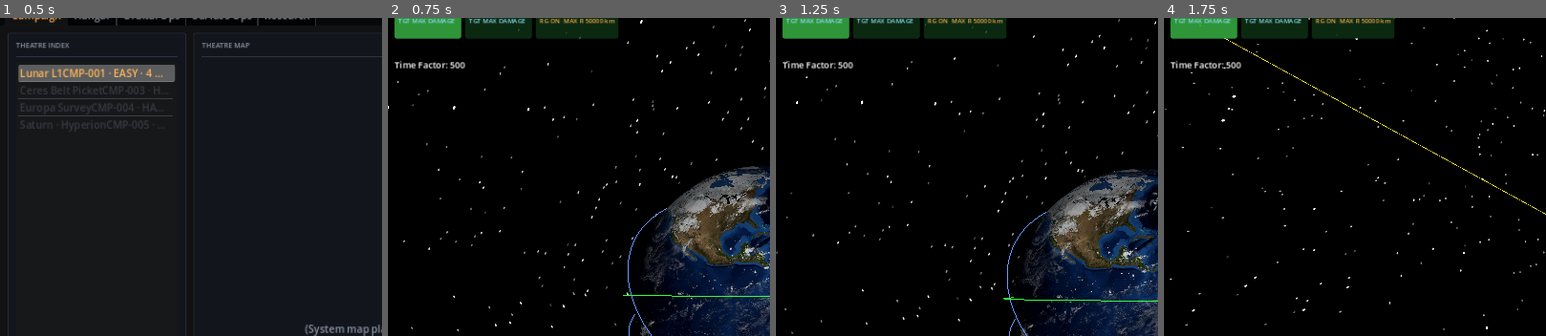
Above: before the commit, frames 1-4 (left to right).
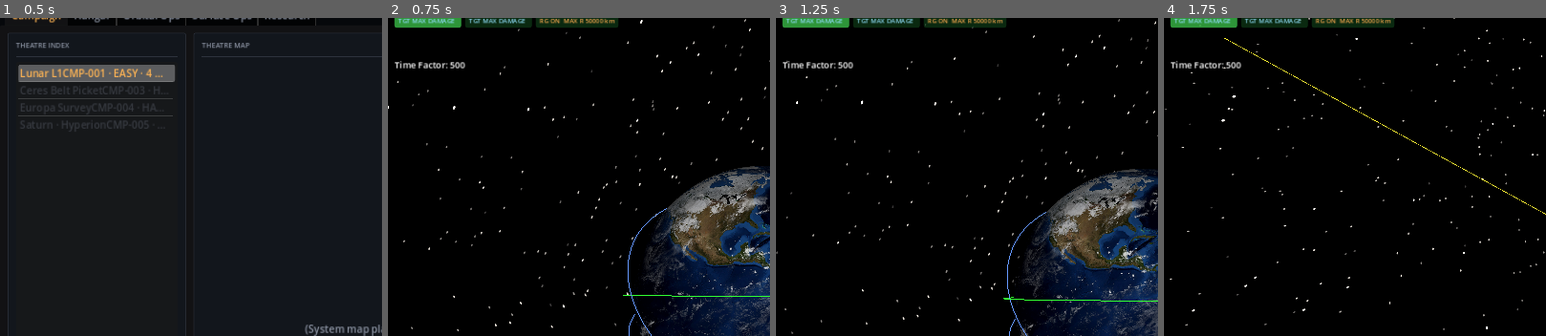
Above: after the commit, the same moments.

Repository: mellenburg/game
Game: Godot game, scene res://scenes/menu.tscn
Two runs of this game, one before a commit and one after it. Both use one fixed random seed, a clock stepped at 60 frames per second and the inputs below.
Inputs (mouse positions are % of the whole screen's width and height, from its top left):
- Up to frame 1 (0.5 s): no input
- Up to frame 2 (0.75 s): click "LAUNCH ▶" at 0.5 s
- Up to frame 3 (1.25 s): no input
- Up to frame 4 (1.75 s): tap Enter at 1.25 s; move the mouse to (55, 50) at 1.27 s; hold W (move_forward) from 1.28 s (still down); tap J (add_decaying_enemy) at 1.35 s; click (55, 50) at 1.42 s
The pictures show only the part of the screen within x 0-50%, y 7-57%; the shares and areas given below are measured in that part.

Frame 1 is identical in both runs. In frame 2, 2.0% of the frame differs, in the area x 1-61%, y 2-7%; in frame 3, 2.0%; in frame 4, 2.0%.

Commit message:
Render surface installations in their own HUD roster row
Wrap the top-left PlayerRoster in a PlayerRosters VBoxContainer and
add a SurfacePlayerRoster sibling beneath it. HUD partitions live
player units into orbital vs. surface and renders each subset into
its own HBoxContainer so the surface installations stack as a second
row below the orbital ships. The surface row hides itself entirely
when nothing is placed so an empty fleet doesn't reserve dead space.

Diff:
--- a/godot/scenes/main.tscn
+++ b/godot/scenes/main.tscn
@@ -85,13 +85,22 @@
 bbcode_enabled = true
 scroll_active = false
 
-[node name="PlayerRoster" type="HBoxContainer" parent="CanvasLayer/HUD"]
+[node name="PlayerRosters" type="VBoxContainer" parent="CanvasLayer/HUD"]
 layout_mode = 1
 anchors_preset = 0
 offset_left = 10.0
 offset_top = 10.0
 offset_right = 1190.0
-offset_bottom = 100.0
+offset_bottom = 240.0
+mouse_filter = 2
+theme_override_constants/separation = 8
+
+[node name="PlayerRoster" type="HBoxContainer" parent="CanvasLayer/HUD/PlayerRosters"]
+mouse_filter = 2
+theme_override_constants/separation = 6
+
+[node name="SurfacePlayerRoster" type="HBoxContainer" parent="CanvasLayer/HUD/PlayerRosters"]
+visible = false
 mouse_filter = 2
 theme_override_constants/separation = 6
 
--- a/godot/scripts/hud.gd
+++ b/godot/scripts/hud.gd
@@ -78,7 +78,12 @@
 const HIT_DURATION: float = 0.25
 
 @onready var info_label: RichTextLabel = $InfoLabel as RichTextLabel
-@onready var player_roster: HBoxContainer = $PlayerRoster as HBoxContainer
+@onready var player_roster: HBoxContainer = (
+	$PlayerRosters/PlayerRoster as HBoxContainer
+)
+@onready var surface_player_roster: HBoxContainer = (
+	$PlayerRosters/SurfacePlayerRoster as HBoxContainer
+)
 @onready var enemy_roster: VBoxContainer = $EnemyRoster as VBoxContainer
 @onready var target_container: Control = $TargetContainer as Control
 @onready var kill_stats: RichTextLabel = $KillStats as RichTextLabel
@@ -190,9 +195,16 @@
 		else orbital_set.selected_ship
 	)
 
-	var players: Array[Satellite] = []
+	# Player units are partitioned into orbital and surface so the two
+	# rosters render as separate rows in the top-left strip — orbital
+	# ships above, ground installations below. The selection index
+	# tracks separately for each subset so the green tint follows the
+	# satellite into whichever row holds it.
+	var orbital_players: Array[Satellite] = []
+	var surface_players: Array[Satellite] = []
 	var enemies: Array[Satellite] = []
-	var player_selected_in_roster: int = -1
+	var orbital_selected_in_roster: int = -1
+	var surface_selected_in_roster: int = -1
 	var selected_enemy: Satellite = null
 
 	for i in range(satellites.size()):
@@ -203,10 +215,14 @@
 			if i == selected_idx:
 				selected_enemy = sat
 			enemies.append(sat)
+		elif sat.is_surface:
+			if i == selected_idx:
+				surface_selected_in_roster = surface_players.size()
+			surface_players.append(sat)
 		else:
 			if i == selected_idx:
-				player_selected_in_roster = players.size()
-			players.append(sat)
+				orbital_selected_in_roster = orbital_players.size()
+			orbital_players.append(sat)
 
 	var current_sim_time: float = orbital_set.sim_time
 	enemies = _sort_enemies_by_impact_urgency(enemies, current_sim_time)
@@ -216,7 +232,16 @@
 	if selected_enemy != null:
 		enemy_selected_in_roster = enemies.find(selected_enemy)
 
-	_render_player_roster(players, player_selected_in_roster)
+	_render_player_roster_into(
+		player_roster, orbital_players, orbital_selected_in_roster
+	)
+	if surface_player_roster != null:
+		_render_player_roster_into(
+			surface_player_roster, surface_players, surface_selected_in_roster
+		)
+		# Hide the surface row entirely when nothing's placed so the HUD
+		# doesn't reserve dead space for an empty container.
+		surface_player_roster.visible = not surface_players.is_empty()
 	_render_enemy_roster(enemies, enemy_selected_in_roster)
 
 
@@ -257,15 +282,21 @@
 	return sorted
 
 
-func _render_player_roster(sats: Array[Satellite], selected: int) -> void:
-	while player_roster.get_child_count() < sats.size():
-		player_roster.add_child(_make_box())
-	while player_roster.get_child_count() > sats.size():
-		var stale := player_roster.get_child(player_roster.get_child_count() - 1)
-		player_roster.remove_child(stale)
+# Generic renderer that fills any HBoxContainer with one player-style
+# box per sat. Both the orbital and surface rosters share this idiom so
+# the per-row UI (selection tint, weapon bars, FC / TGT / RG meta lines)
+# stays consistent across both strips.
+func _render_player_roster_into(
+	host: HBoxContainer, sats: Array[Satellite], selected: int
+) -> void:
+	while host.get_child_count() < sats.size():
+		host.add_child(_make_box())
+	while host.get_child_count() > sats.size():
+		var stale := host.get_child(host.get_child_count() - 1)
+		host.remove_child(stale)
 		stale.queue_free()
 	for i in range(sats.size()):
-		var box := player_roster.get_child(i) as PanelContainer
+		var box := host.get_child(i) as PanelContainer
 		_update_box(box, sats[i], i == selected)
 
 
